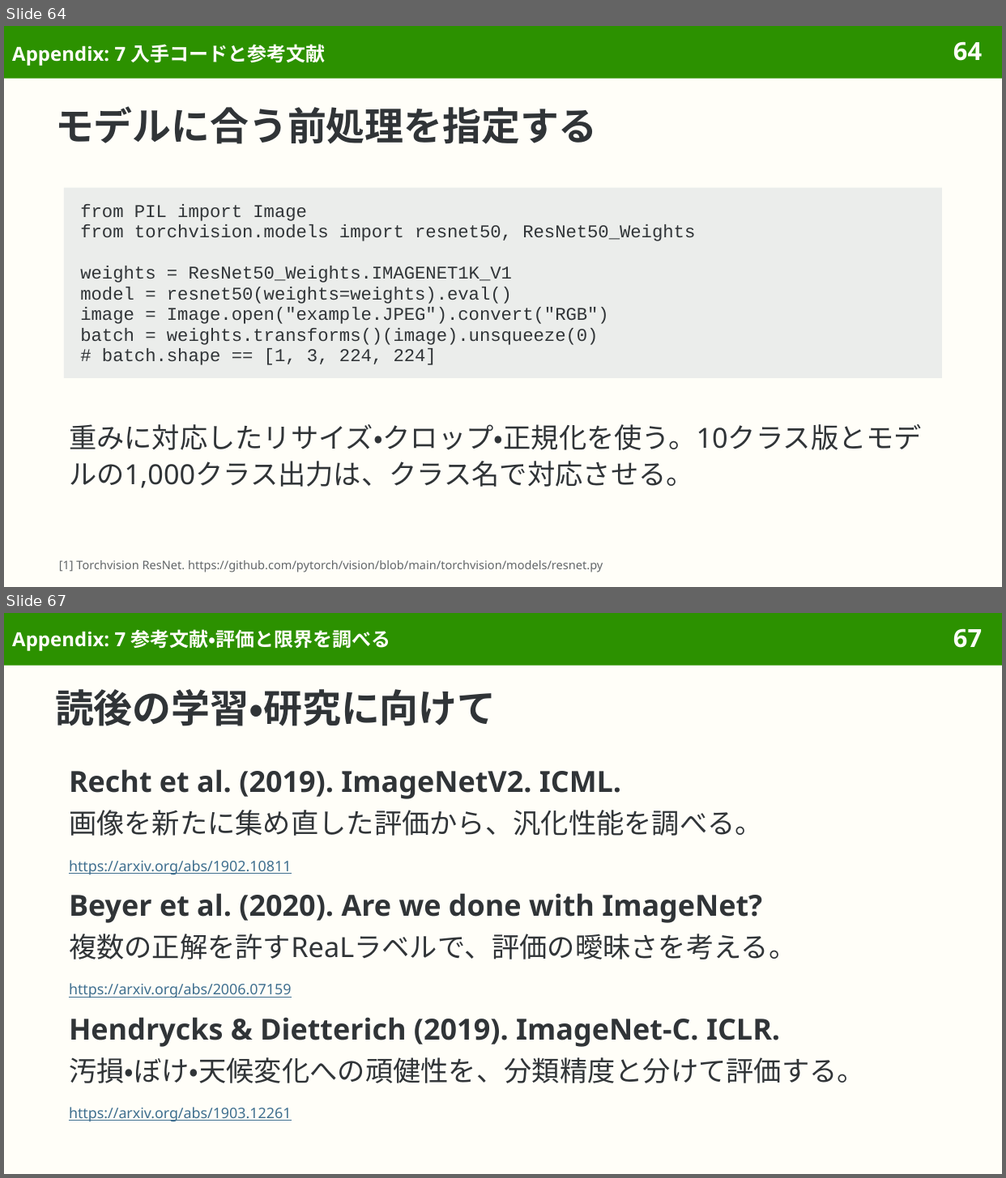
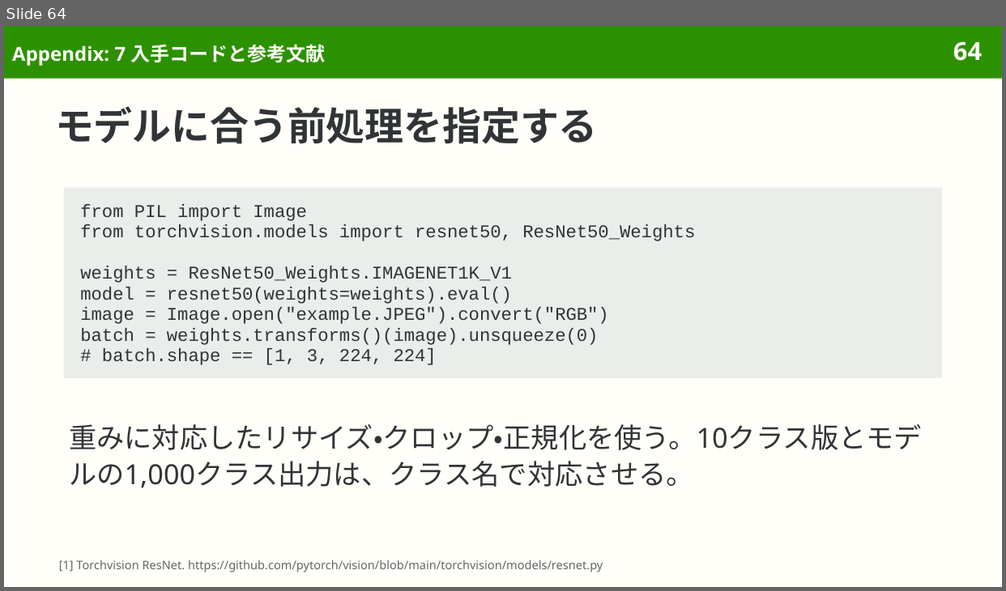
Before and after one commit to sasakiy84/datasets-in-10-minutes, a slide deck: slides/datasets-in-10-minutes-imagenet.pptx. Shown one above the other, each under a label of ours: slides 64 and 67 before the commit, slide 64 after it; the slides between them are not shown. The pictures are 1006x1178 and 1006x591 pixels, drawn with LibreOffice and Linux fonts; fonts in the diff are those of the drawing. Boxes give left, top, right and bottom in pixels: in the first picture for what was removed or moved away, otherwise in the second. Text is boxed around its words. In the diff, an @@ line names an element or a change of style, - is before the commit and + after.

```diff
--- a/slides/datasets-in-10-minutes-imagenet.pptx
+++ b/slides/datasets-in-10-minutes-imagenet.pptx
@@ slide 67 removed at (4,613,1002,1174), background #FFFEF8; not listed: 2 template elements that a slide beside it also shows @@
@@ title removed at (12,629,391,651) @@
-Appendix: 7 参考文献・評価と限界を調べる
@@ title removed at (55,689,496,726) @@
-読後の学習・研究に向けて
@@ text removed at (69,769,621,799) @@
-Recht et al. (2019). ImageNetV2. ICML.
@@ text removed at (69,810,763,836) @@
-画像を新たに集め直した評価から、汎化性能を調べる。
@@ text removed at (69,860,292,875) @@
-https://arxiv.org/abs/1902.10811
@@ text removed at (69,893,762,923) @@
-Beyer et al. (2020). Are we done with ImageNet?
@@ text removed at (69,934,796,960) @@
-複数の正解を許すReaLラベルで、評価の曖昧さを考える。
@@ text removed at (69,983,292,999) @@
-https://arxiv.org/abs/2006.07159
@@ text removed at (69,1017,780,1047) @@
-Hendrycks & Dietterich (2019). ImageNet-C. ICLR.
@@ text removed at (69,1058,865,1084) @@
-汚損・ぼけ・天候変化への頑健性を、分類精度と分けて評価する。
@@ text removed at (69,1107,292,1122) @@
-https://arxiv.org/abs/1903.12261
```
Also in this commit, not shown: 5 slides added, 2 other slides removed, 10 other files.
